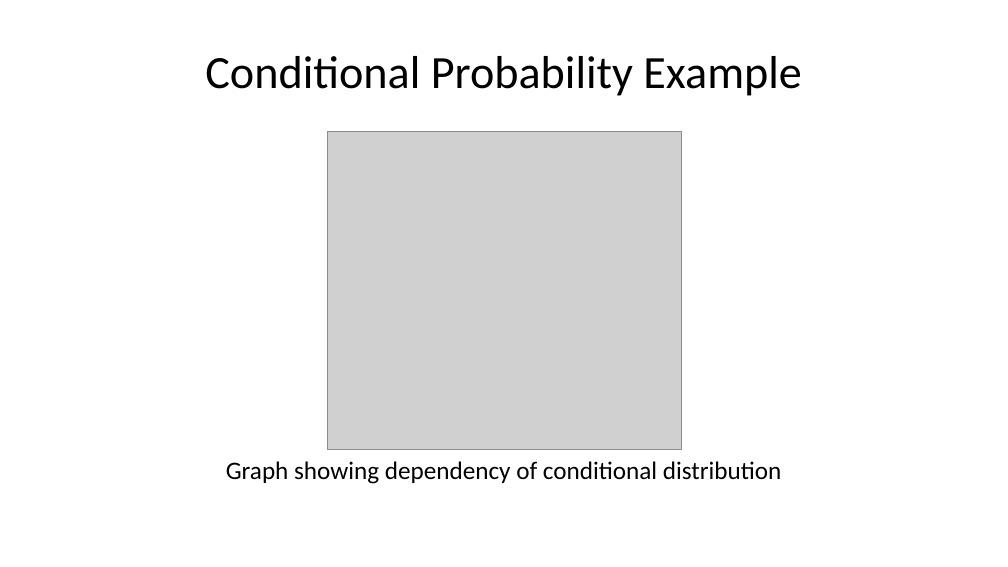
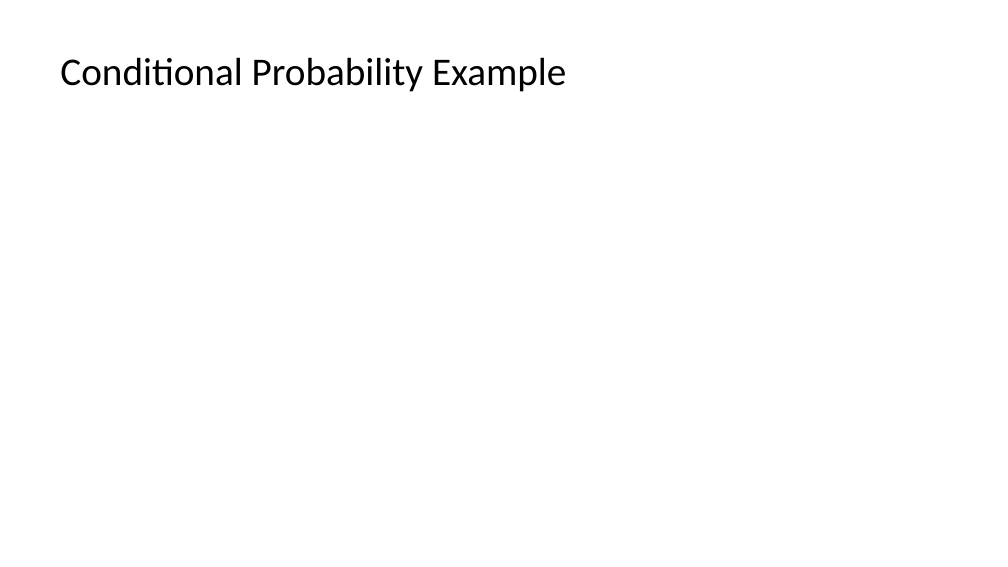
Before and after one commit to StephenElston/CSCI-E-83, a slide deck: slide 26 of LectureSlides/03b_WhenOneThingDependsOnAother.pptx (slide 23 before the commit). Drawn at 1008x567 pixels with LibreOffice and Linux fonts; fonts in the diff are those of the drawing; grey boxes stand for pictures. Boxes give left, top, right and bottom in pixels: in the first picture for what was removed or moved away, otherwise in the second. Text is boxed around its words. In the diff, an @@ line names an element or a change of style, - is before the commit and + after.

```diff
--- a/LectureSlides/03b_WhenOneThingDependsOnAother.pptx
+++ b/LectureSlides/03b_WhenOneThingDependsOnAother.pptx
@@ title "Conditional Probability Example" at [60,57,566,92]: size 33 to 28 pt; alignment centre to left @@
@@ picture removed at [328,132,681,450] @@
@@ text removed at [226,461,782,484] @@
-Graph showing dependency of conditional distribution
```
Also in this commit, not shown: 14 other slides changed, 5 slides added, 2 slides removed.
